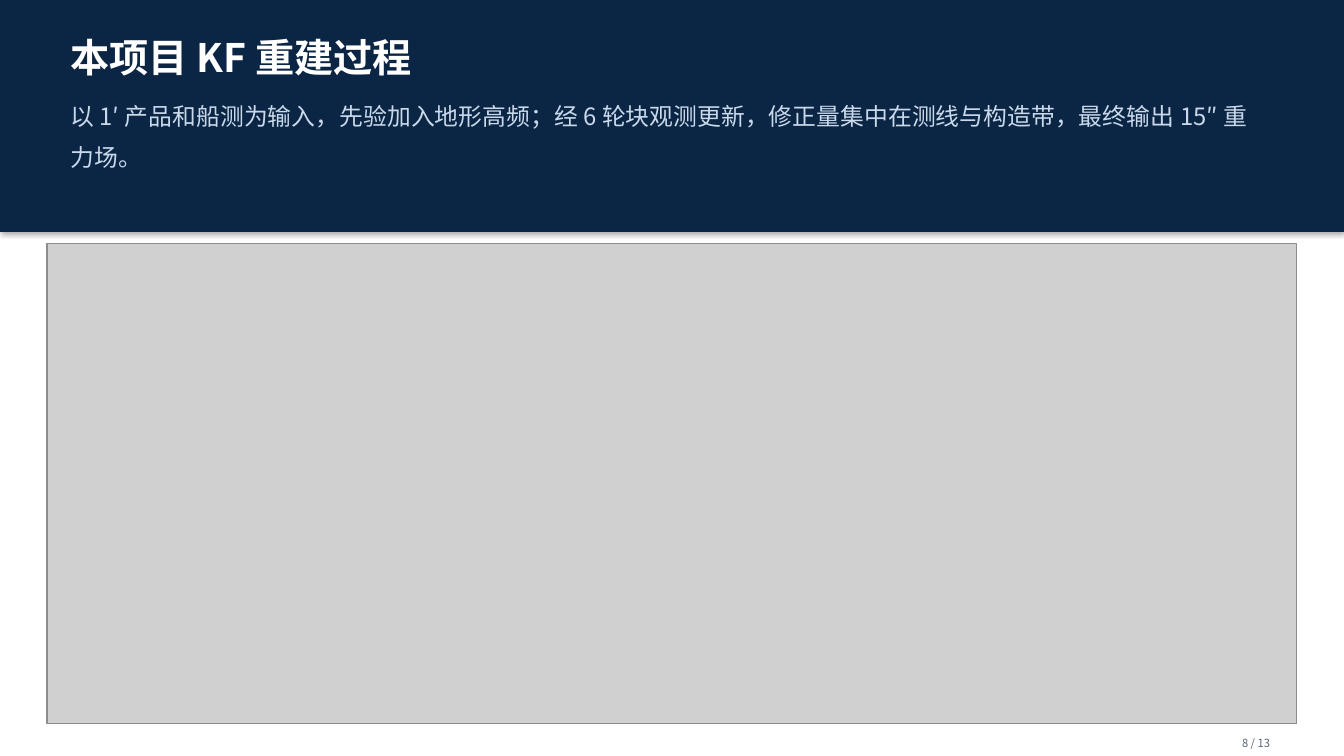
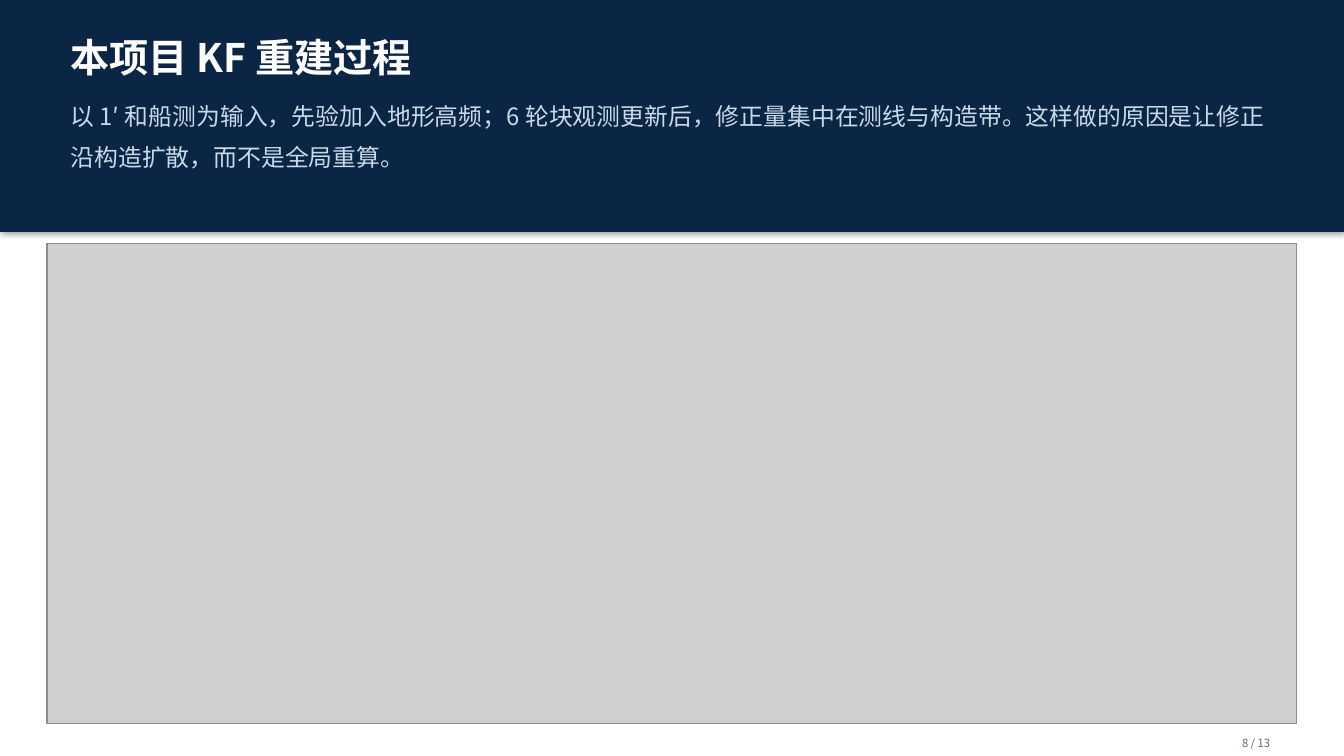
Before and after one commit to shuyunkai/kalman_gravity, a slide deck: slide 8 of ppt/汇报_新结构_13页.pptx. Drawn at 1344x756 pixels with LibreOffice and Linux fonts; fonts in the diff are those of the drawing; grey boxes stand for pictures. Boxes give left, top, right and bottom in pixels: in the first picture for what was removed or moved away, otherwise in the second. Text is boxed around its words. In the diff, an @@ line names an element or a change of style, - is before the commit and + after.

```diff
--- a/ppt/汇报_新结构_13页.pptx
+++ b/ppt/汇报_新结构_13页.pptx
@@ text at (71,105,1264,168): text changed @@
-以 1′ 产品和船测为输入，先验加入地形高频；经 6 轮块观测更新，修正量集中在测线与构造带，最终输出 15″ 重力场。
+以 1′ 和船测为输入，先验加入地形高频；6 轮块观测更新后，修正量集中在测线与构造带。这样做的原因是让修正沿构造扩散，而不是全局重算。
```
Also in this commit, not shown: 11 other slides changed, 1 other file.
